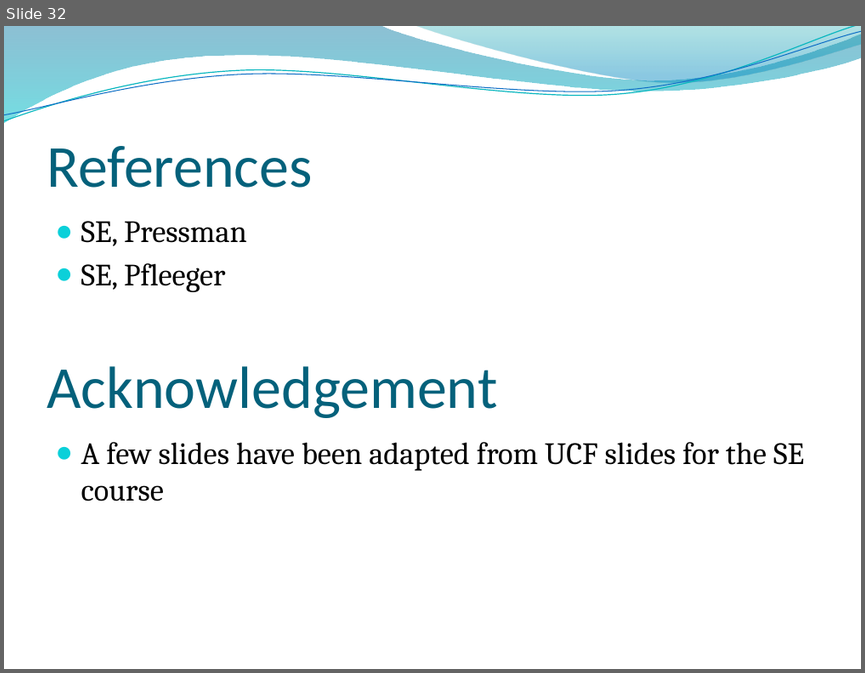
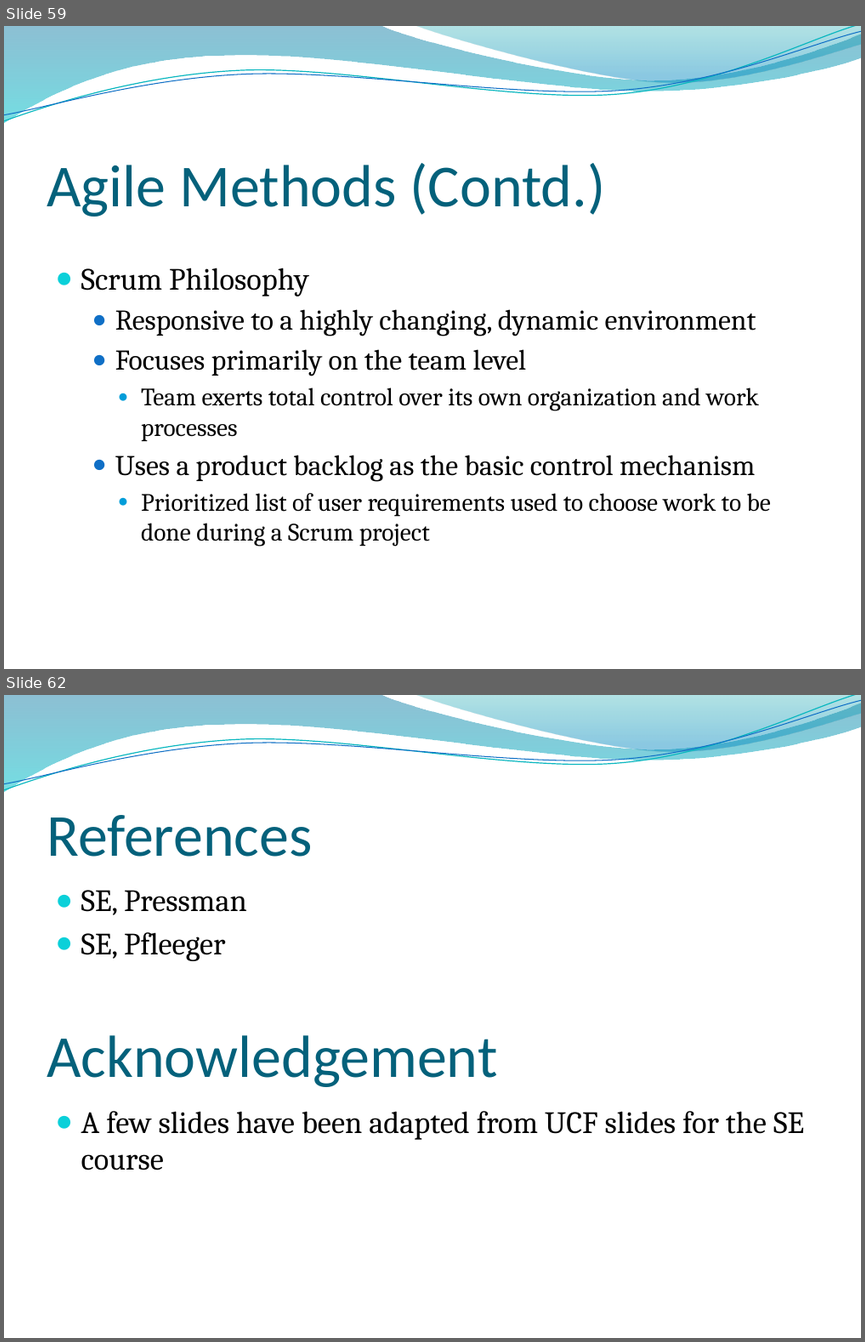
Before and after one commit to abdulsaboor938/Semester-4, a slide deck: Software Engineering/Slides/Lecture 3-4 Software Process Models 20200926 A.pptx. Shown one above the other, each under a label of ours: slide 32 before the commit, slides 59 and 62 after it; the slides between them are not shown. The pictures are 865x673 and 865x1342 pixels, drawn with LibreOffice and Linux fonts; fonts in the diff are those of the drawing; background and template pictures are left out. Boxes give left, top, right and bottom in pixels: in the first picture for what was removed or moved away, otherwise in the second. Text is boxed around its words. In the diff, an @@ line names an element or a change of style, - is before the commit and + after.

```diff
--- a/Software Engineering/Slides/Lecture 3-4 Software Process Models 20200926 A.pptx
+++ b/Software Engineering/Slides/Lecture 3-4 Software Process Models 20200926 A.pptx
@@ slide 59 added at bbox=[4, 26, 861, 669], background picture (left out); not listed: 4 template elements that a slide beside it also shows @@
@@ title added at bbox=[46, 163, 606, 216], 50 pt, text #04617B @@
+Agile Methods (Contd.)
@@ text added at bbox=[81, 267, 771, 546], 21 pt, text #000000 @@
+● Scrum Philosophy
+  ● Responsive to a highly changing, dynamic environment
+  ● Focuses primarily on the team level
+    ● Team exerts total control over its own organization and work processes
+  ● Uses a product backlog as the basic control mechanism
+    ● Prioritized list of user requirements used to choose work to be done during a Scrum project
@@ what was slide 32 is now slide 62 @@
```
Also in this commit, not shown: 29 other slides added, 13 other files.
